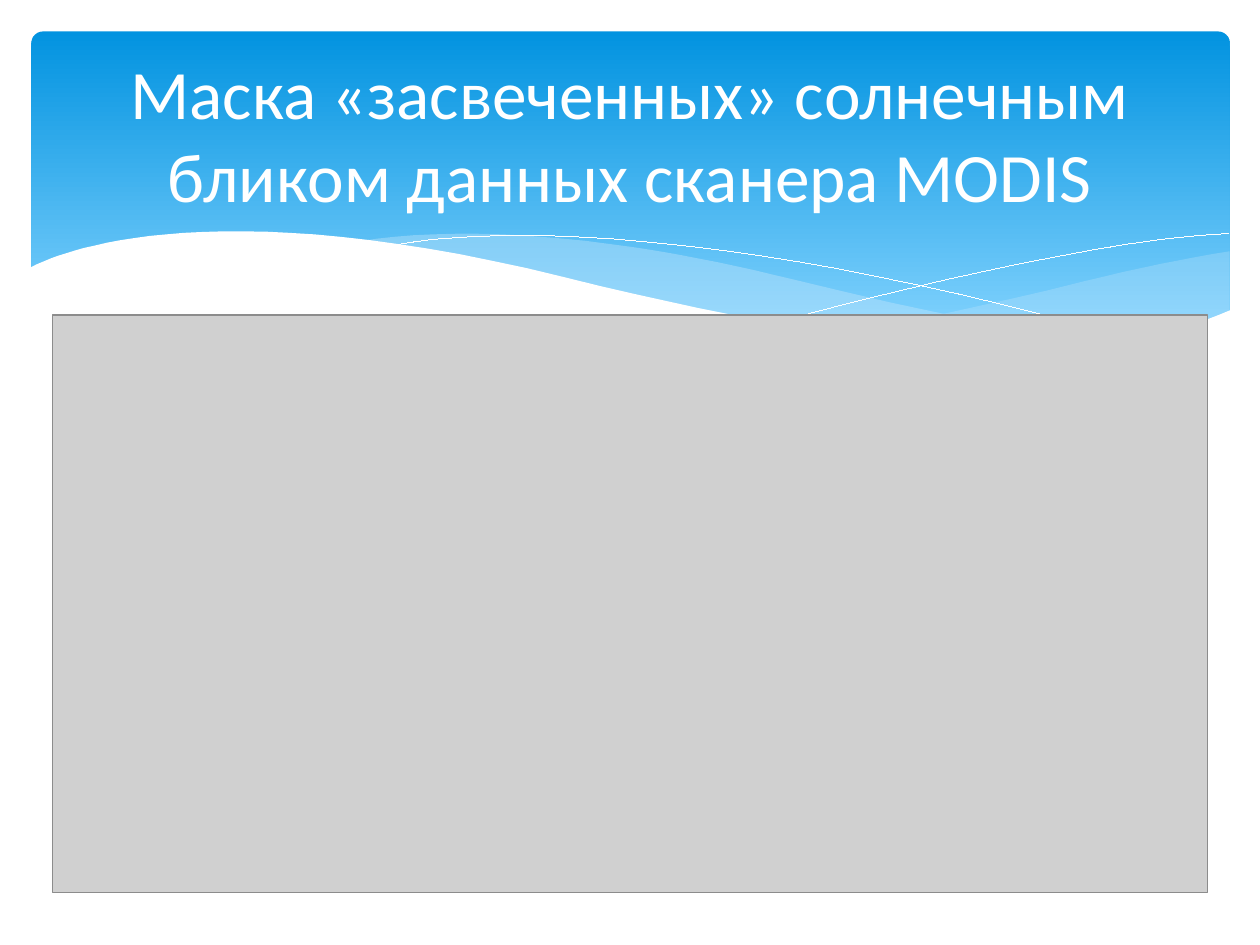
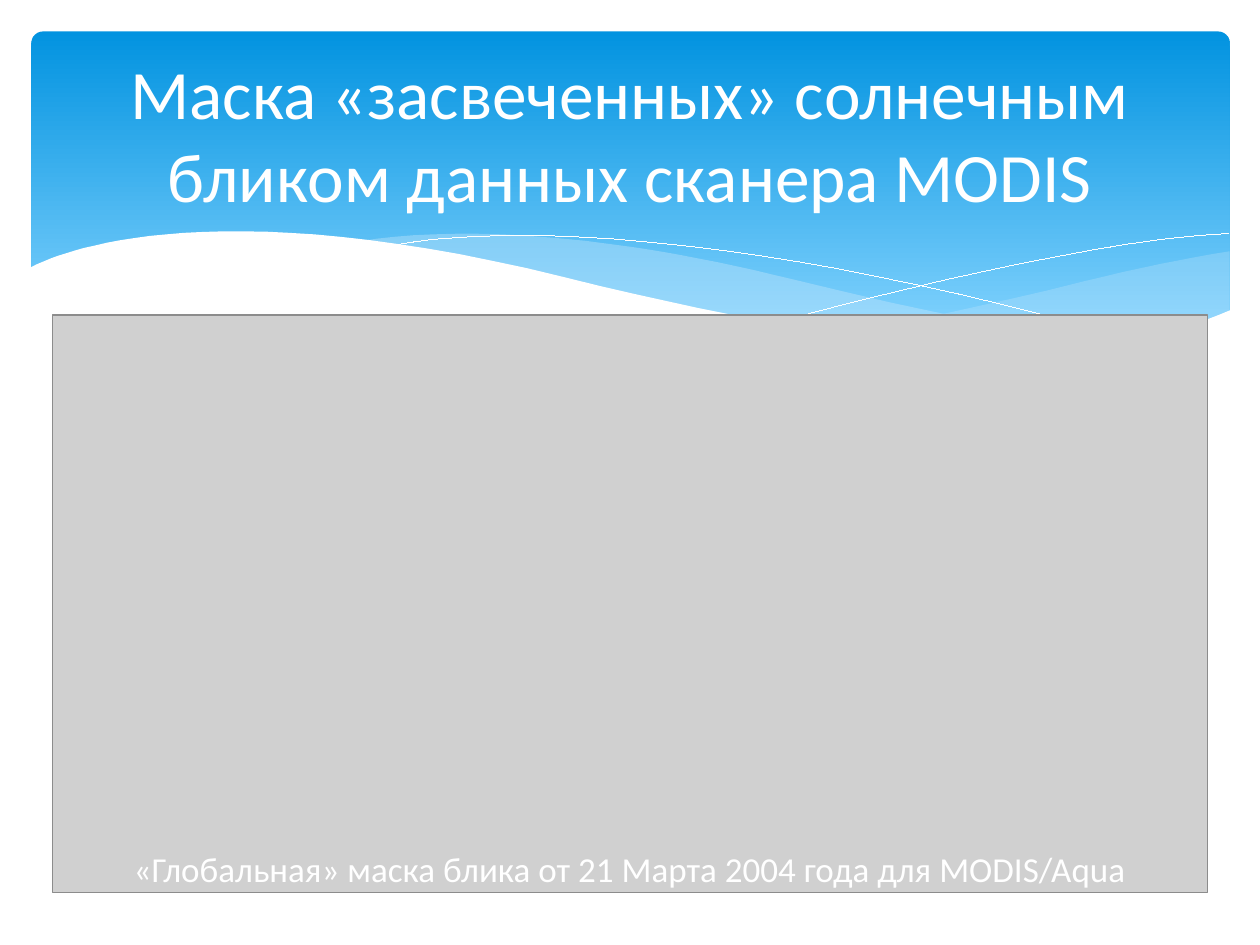
Before and after one commit to magican/Disser, a slide deck: slide 4 of Мясоедов_2014.pptx (slide 3 before the commit). Drawn at 1260x945 pixels with LibreOffice and Linux fonts; fonts in the diff are those of the drawing; grey boxes stand for pictures. Boxes give left, top, right and bottom in pixels: in the first picture for what was removed or moved away, otherwise in the second. Text is boxed around its words. In the diff, an @@ line names an element or a change of style, - is before the commit and + after.

```diff
--- a/Мясоедов_2014.pptx
+++ b/Мясоедов_2014.pptx
@@ text added at (x1=134, y1=858, x2=1125, y2=887), 20 pt, text #FFFFFF @@
+«Глобальная» маска блика от 21 Марта 2004 года для MODIS/Aqua
```
Also in this commit, not shown: 6 other slides changed, 3 slides added.
